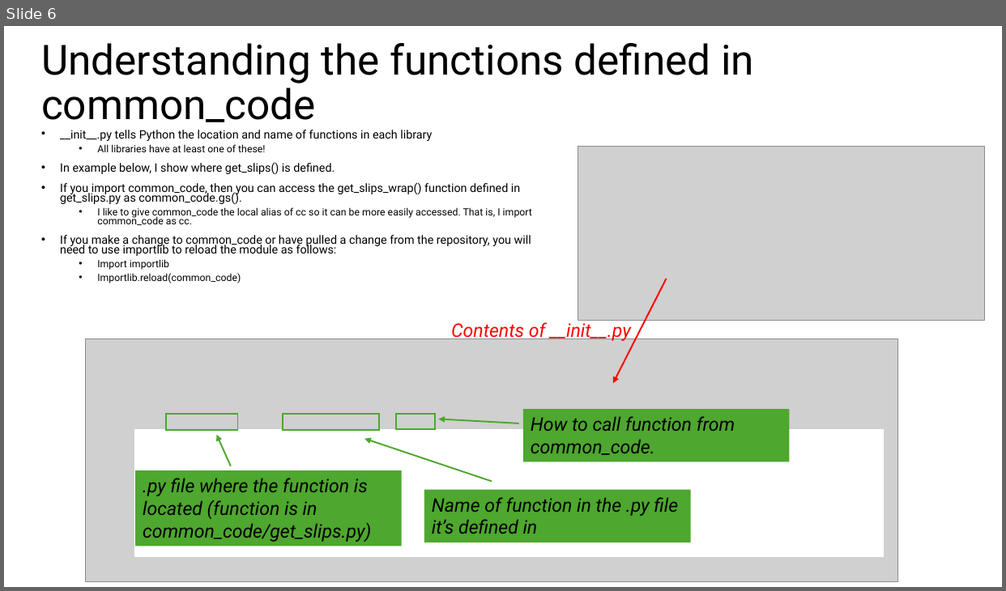
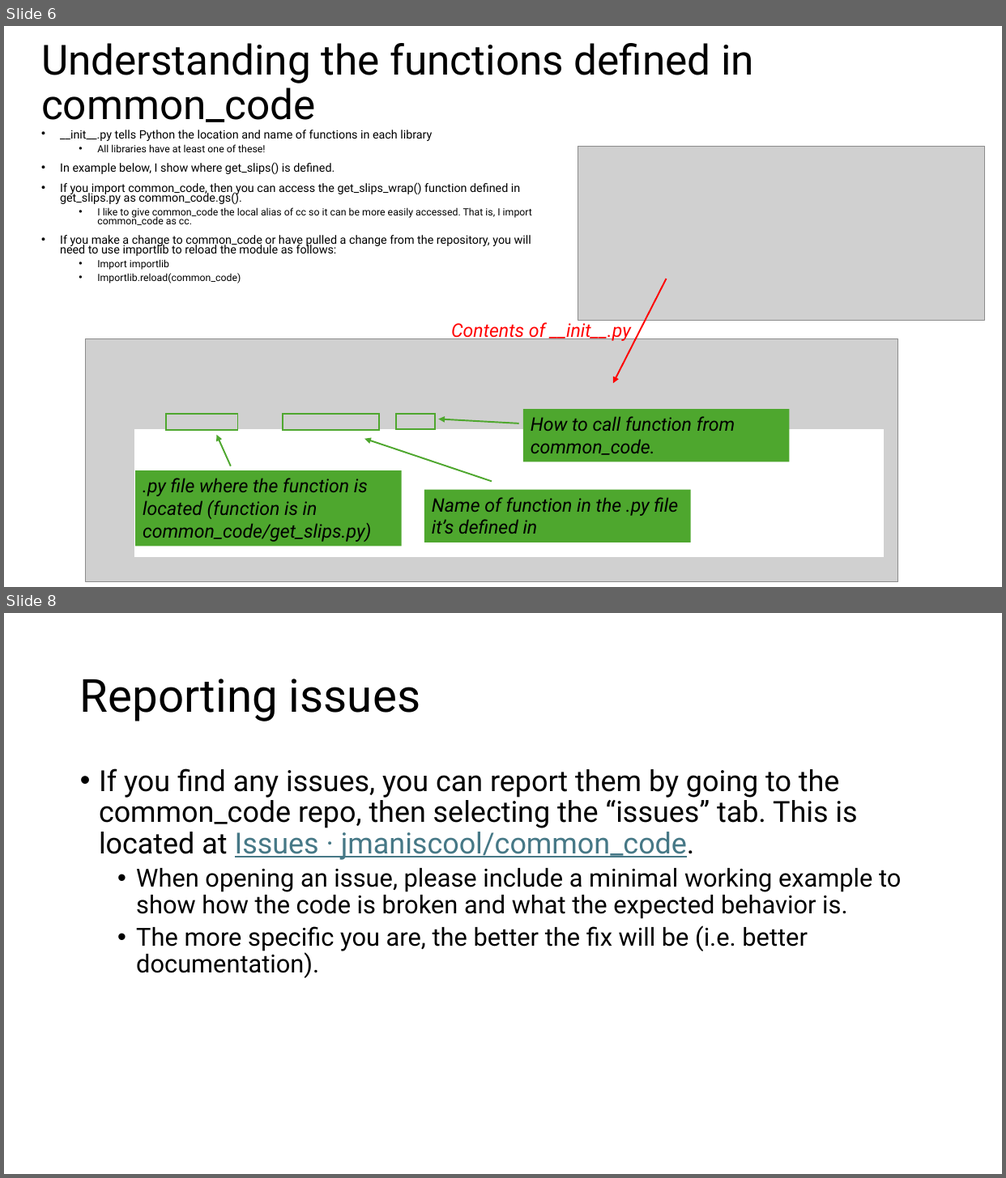
Before and after one commit to jmaniscool/common_code, a slide deck: start_guide.pptx. Shown one above the other, each under a label of ours: slide 6 before the commit, slides 6 and 8 after it; the slides between them are not shown. The pictures are 1006x591 and 1006x1178 pixels, drawn with LibreOffice and Linux fonts; fonts in the diff are those of the drawing; grey boxes stand for pictures. Boxes give left, top, right and bottom in pixels: in the first picture for what was removed or moved away, otherwise in the second. Text is boxed around its words. In the diff, an @@ line names an element or a change of style, - is before the commit and + after.

```diff
--- a/start_guide.pptx
+++ b/start_guide.pptx
@@ slide 8 added at (4, 613, 1002, 1174), background #FFFFFF @@
@@ title added at (80, 679, 420, 722), 44 pt, text #000000 @@
+Reporting issues
@@ text added at (99, 769, 901, 978), 24 pt, text #000000 @@
+• If you find any issues, you can report them by going to the common_code repo, then selecting the “issues” tab. This is located at Issues · jmaniscool/common_code.
+  • When opening an issue, please include a minimal working example to show how the code is broken and what the expected behavior is.
+  • The more specific you are, the better the fix will be (i.e. better documentation).
```
Also in this commit, not shown: 1 slide changed, 1 other slide added.
